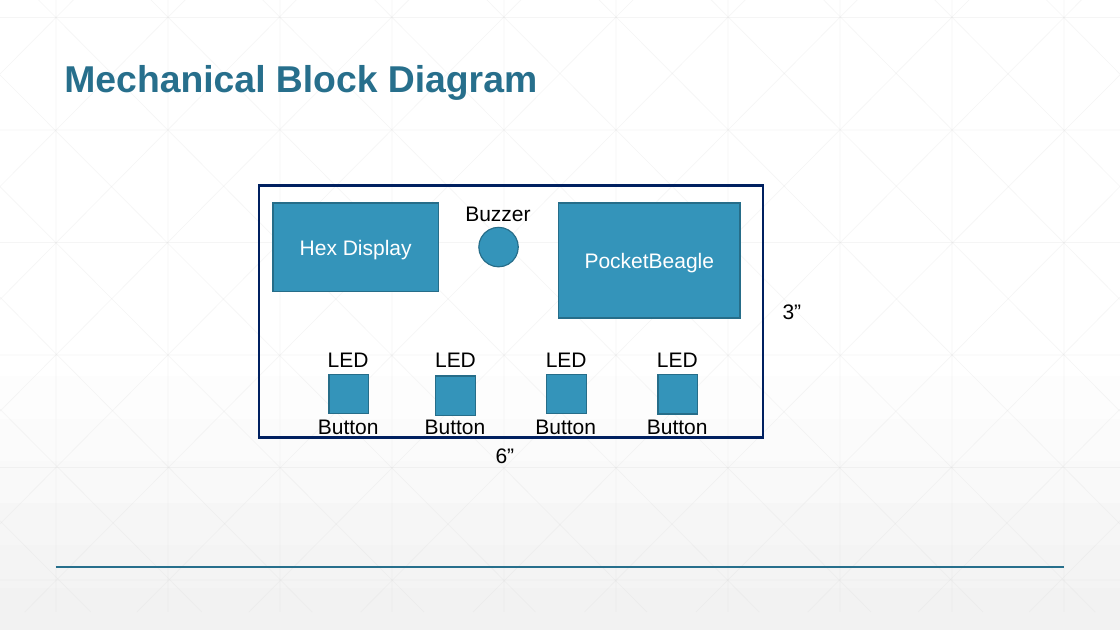
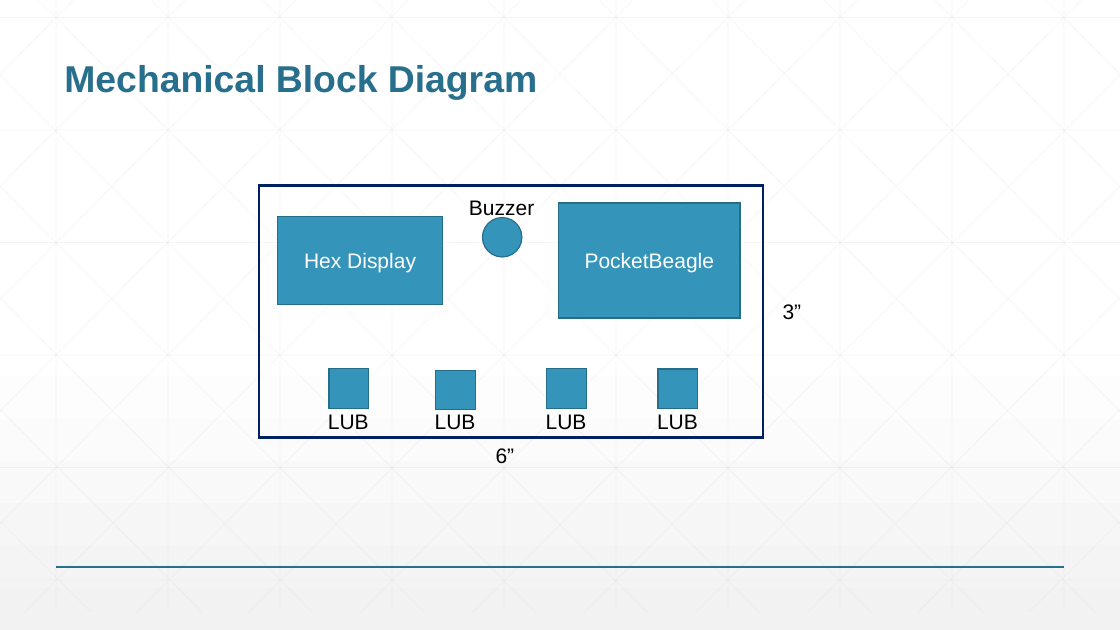
Before and after one commit to Franck-Montano/ENGI301, a slide deck: slide 4 of project_02/FranckMontano_ENGI301_project_2_proposal.pptx. Drawn at 1120x630 pixels with LibreOffice and Linux fonts; fonts in the diff are those of the drawing. Boxes give left, top, right and bottom in pixels: in the first picture for what was removed or moved away, otherwise in the second. Text is boxed around its words. In the diff, an @@ line names an element or a change of style, - is before the commit and + after.

Commit message:
Added components (multi position switch and USB port). Modified funcional diagram

```diff
--- a/project_02/FranckMontano_ENGI301_project_2_proposal.pptx
+++ b/project_02/FranckMontano_ENGI301_project_2_proposal.pptx
@@ text "Buzzer": place and size @@
-text "Buzzer" at [465, 206, 530, 222]
+text "Buzzer" at [469, 200, 534, 219]
@@ rectangle "Hex Display": place and size @@
-rectangle "Hex Display" at [273, 203, 439, 292]
+rectangle "Hex Display" at [277, 217, 443, 305]
@@ ellipse: place and size @@
-ellipse at [479, 228, 518, 267]
+ellipse at [482, 218, 522, 257]
@@ text removed at [328, 352, 369, 367] @@
-LED
@@ text removed at [435, 352, 476, 367] @@
-LED
@@ text removed at [546, 352, 587, 367] @@
-LED
@@ text removed at [657, 352, 698, 367] @@
-LED
@@ 4 rectangles: place and size @@
-4 rectangles at [329, 375, 697, 416]
+4 rectangles at [329, 369, 697, 410]
@@ text at [328, 414, 369, 429]: text changed @@
-Button
+LUB
@@ text removed at [425, 419, 486, 438] @@
-Button
@@ text added at [435, 414, 476, 430], 18 pt, text #000000 @@
+LUB
@@ text removed at [535, 419, 596, 438] @@
-Button
@@ text added at [546, 414, 587, 430], 18 pt, text #000000 @@
+LUB
@@ text removed at [647, 419, 708, 439] @@
-Button
@@ text added at [657, 414, 698, 429], 18 pt, text #000000 @@
+LUB
```
Also in this commit, not shown: 2 other slides changed.
